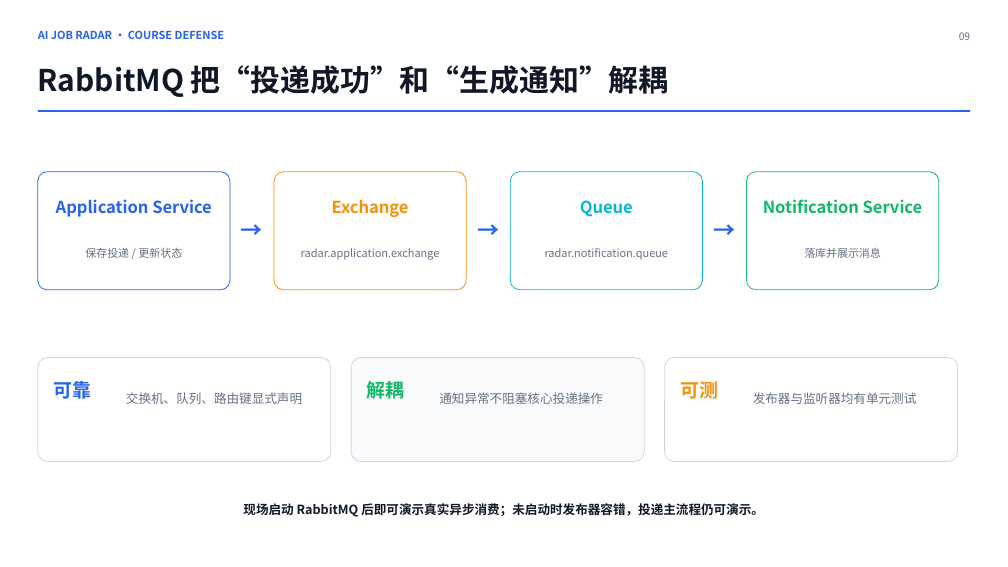
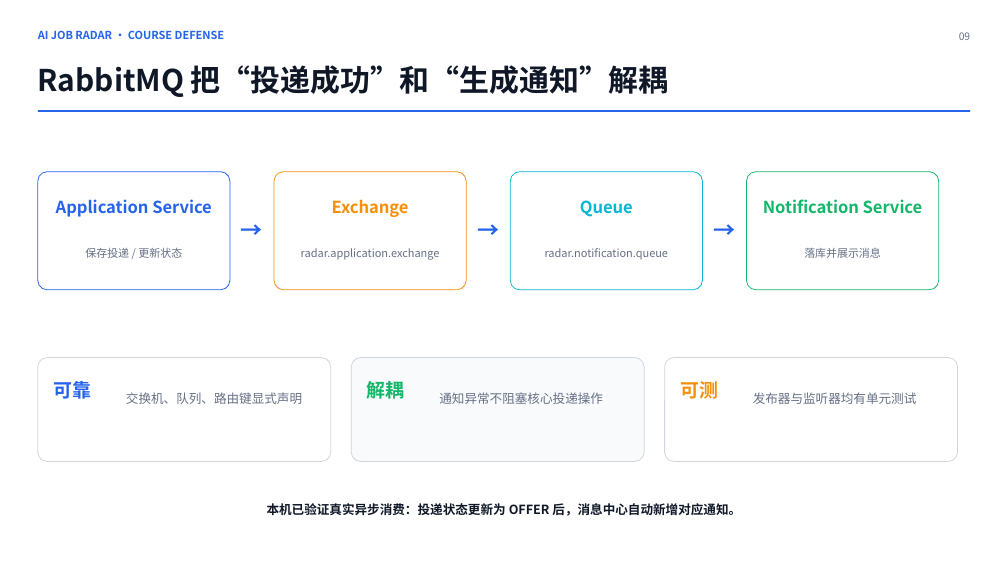
Before and after one commit to wda131/ai-job-radar-course, a slide deck: slide 9 of docs/AI求职雷达课程项目答辩.pptx. Drawn at 1008x567 pixels with LibreOffice and Linux fonts; fonts in the diff are those of the drawing. Boxes give left, top, right and bottom in pixels: in the first picture for what was removed or moved away, otherwise in the second. Text is boxed around its words. In the diff, an @@ line names an element or a change of style, - is before the commit and + after.

Commit message:
fix: support Java time in RabbitMQ events

```diff
--- a/docs/AI求职雷达课程项目答辩.pptx
+++ b/docs/AI求职雷达课程项目答辩.pptx
@@ text at <box>267,503,741,516</box>: text changed @@
-现场启动 RabbitMQ 后即可演示真实异步消费；未启动时发布器容错，投递主流程仍可演示。
+本机已验证真实异步消费：投递状态更新为 OFFER 后，消息中心自动新增对应通知。
```
Also in this commit, not shown: 2 other slides changed, 6 other files.
